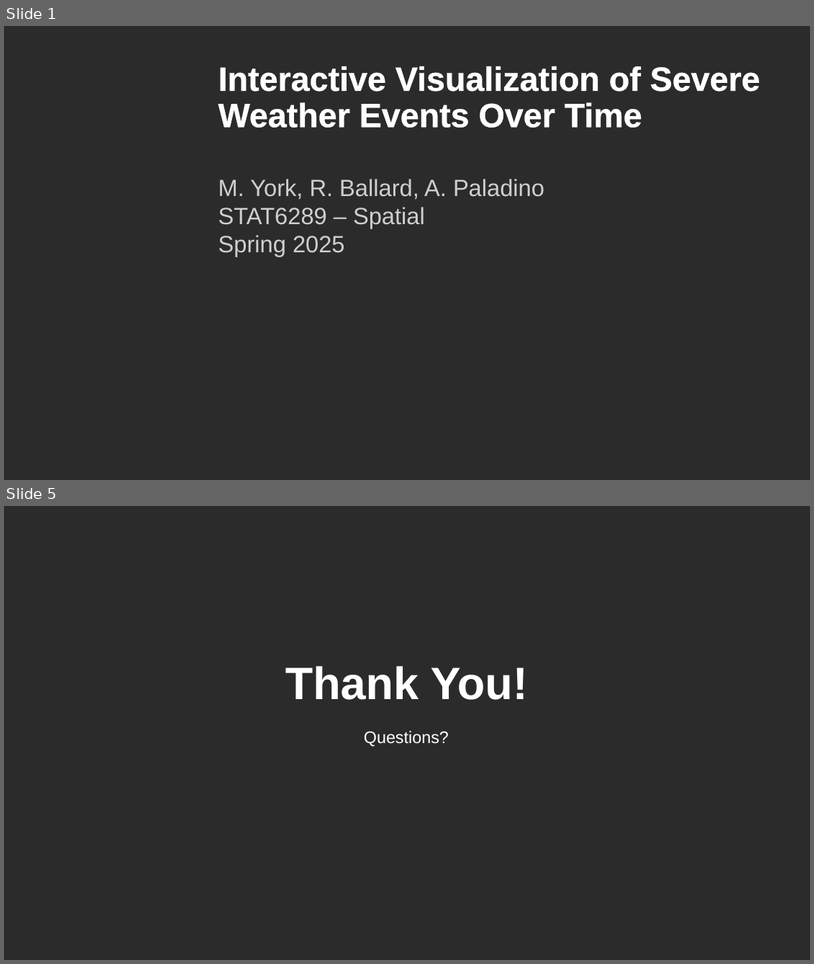
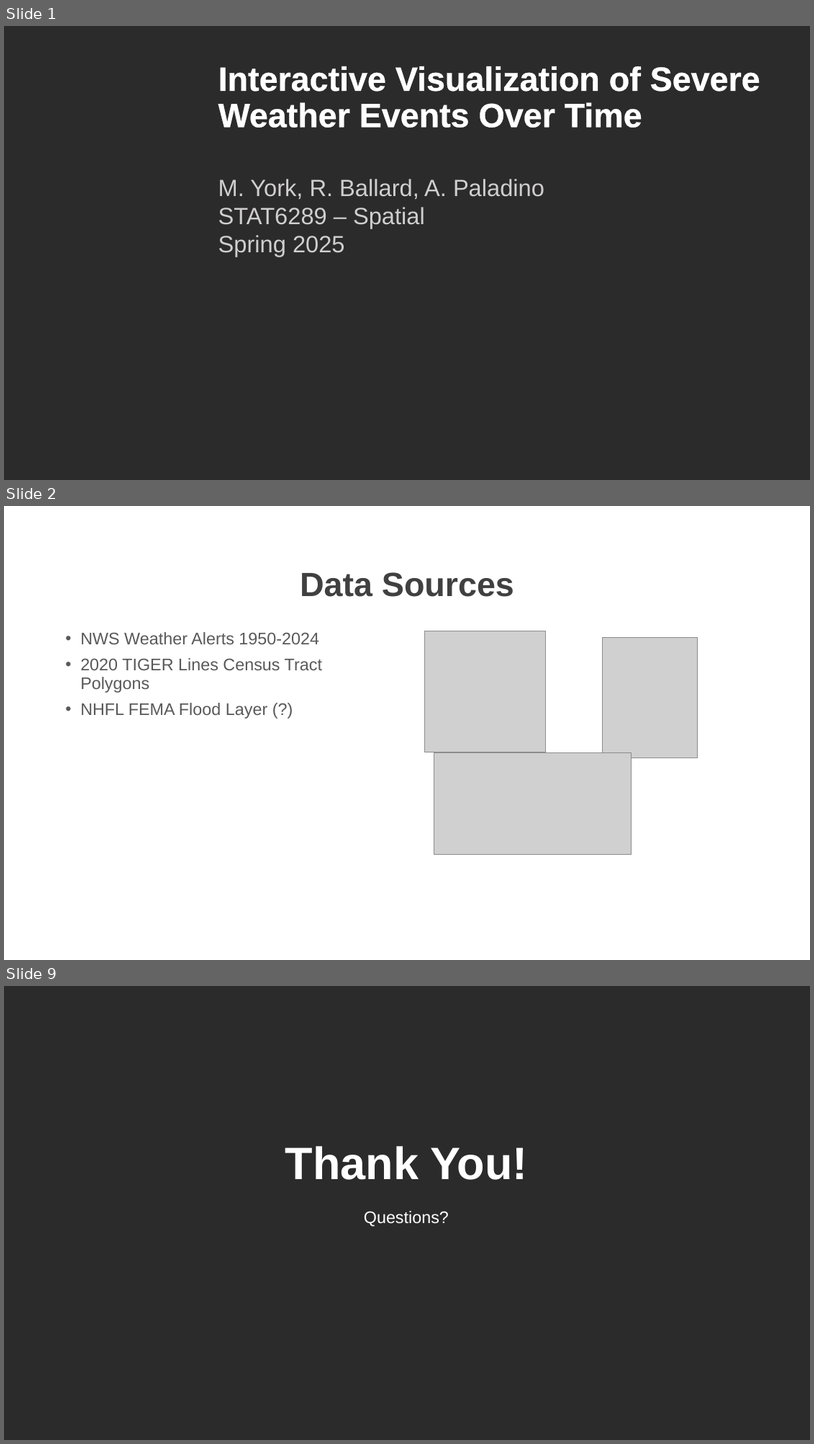
Before and after one commit to r-ballard/6289spatial_final, a slide deck: 6289_final_draft.pptx. Shown one above the other, each under a label of ours: slides 1 and 5 before the commit, slides 1, 2 and 9 after it; the slides between them are not shown. The pictures are 814x964 and 814x1444 pixels, drawn with LibreOffice and Linux fonts; fonts in the diff are those of the drawing; grey boxes stand for pictures; background and template pictures are left out; a plain dark background stands for a picture behind light text. Boxes give left, top, right and bottom in pixels: in the first picture for what was removed or moved away, otherwise in the second. Text is boxed around its words. In the diff, an @@ line names an element or a change of style, - is before the commit and + after.

Commit message:
Update pp

```diff
--- a/6289_final_draft.pptx
+++ b/6289_final_draft.pptx
@@ slide 2 added at <box>4,506,810,960</box>, background picture (left out) @@
@@ title added at <box>300,572,514,597</box>, 40 pt, text #404040, bold @@
+Data Sources
@@ text added at <box>80,632,322,718</box>, 20 pt, text #595959 @@
+• NWS Weather Alerts 1950-2024
+• 2020 TIGER Lines Census Tract Polygons
+• NHFL FEMA Flood Layer (?)
@@ picture added at <box>424,631,545,752</box> @@
@@ picture added at <box>603,637,699,758</box> @@
@@ picture added at <box>434,753,631,854</box> @@
@@ what was slide 5 is now slide 9 @@
```
Also in this commit, not shown: 6 other slides added, 2 slides removed.
